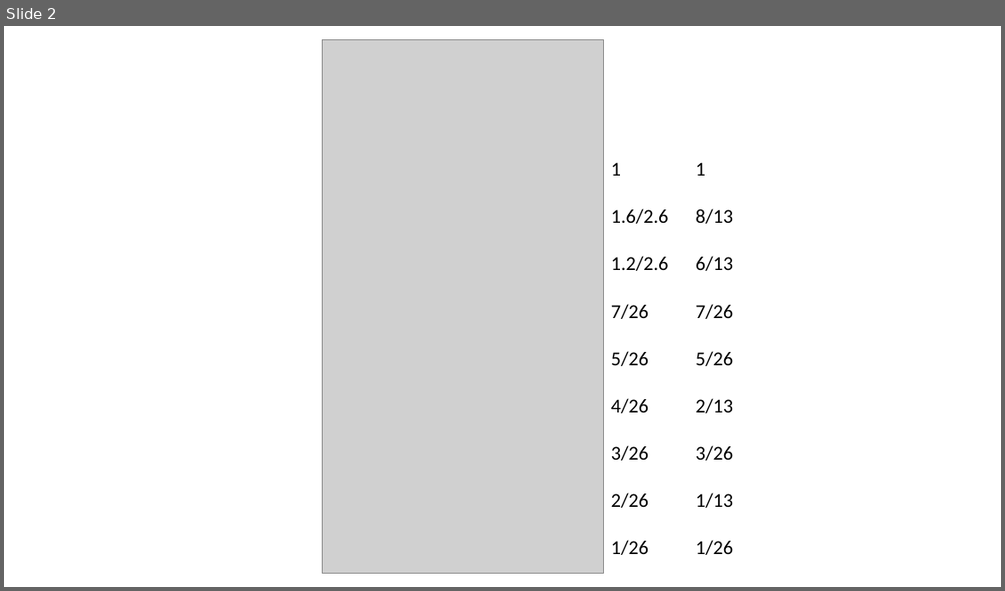
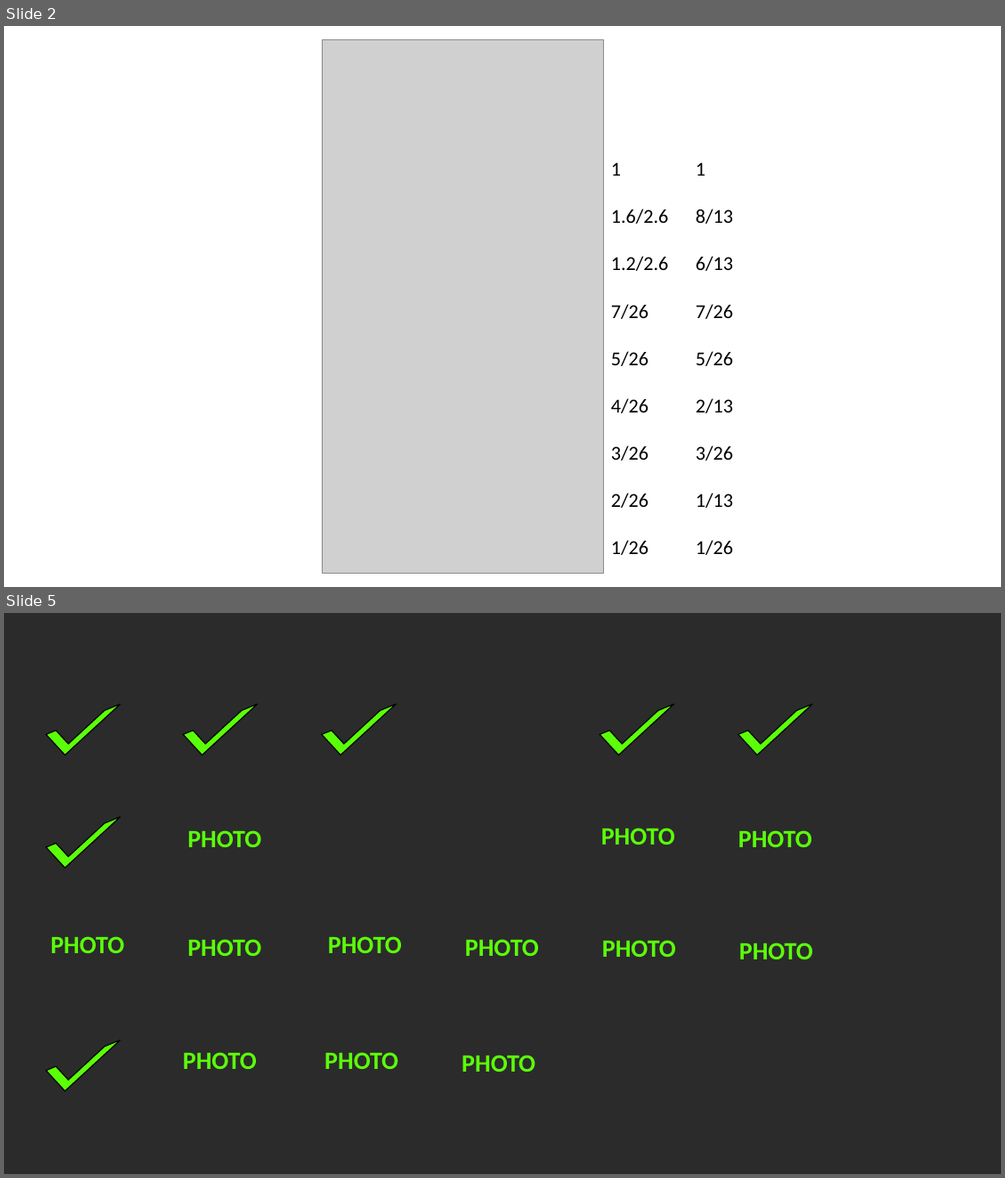
Before and after one commit to gharishkumar/fontsize, a slide deck: Calculations.pptx. Shown one above the other, each under a label of ours: slide 2 before the commit, slides 2 and 5 after it; the slides between them are not shown. The pictures are 1005x591 and 1005x1178 pixels, drawn with LibreOffice and Linux fonts; fonts in the diff are those of the drawing; grey boxes stand for pictures; background and template pictures are left out; a plain dark background stands for a picture behind light text. Boxes give left, top, right and bottom in pixels: in the first picture for what was removed or moved away, otherwise in the second. Text is boxed around its words. In the diff, an @@ line names an element or a change of style, - is before the commit and + after.

```diff
--- a/Calculations.pptx
+++ b/Calculations.pptx
@@ slide 5 added at (4, 613, 1001, 1174), background picture (left out) @@
@@ half frame added at (46, 684, 120, 755), fill #5BFF09, outline #000000 1 pt @@
@@ half frame added at (184, 684, 258, 755), fill #5BFF09, outline #000000 1 pt @@
@@ half frame added at (322, 684, 396, 755), fill #5BFF09, outline #000000 1 pt @@
@@ half frame added at (600, 684, 674, 755), fill #5BFF09, outline #000000 1 pt @@
@@ half frame added at (738, 684, 812, 755), fill #5BFF09, outline #000000 1 pt @@
@@ half frame added at (46, 796, 120, 868), fill #5BFF09, outline #000000 1 pt @@
@@ text added at (187, 830, 261, 847), 24 pt, text #5BFF09, bold @@
+PHOTO
@@ text added at (601, 827, 675, 844), 24 pt, text #5BFF09, bold @@
+PHOTO
@@ text added at (738, 830, 812, 847), 24 pt, text #5BFF09, bold @@
+PHOTO
@@ text added at (50, 936, 124, 953), 24 pt, text #5BFF09, bold @@
+PHOTO
@@ text added at (187, 939, 261, 956), 24 pt, text #5BFF09, bold @@
+PHOTO
@@ text added at (328, 936, 402, 953), 24 pt, text #5BFF09, bold @@
+PHOTO
@@ text added at (465, 939, 539, 956), 24 pt, text #5BFF09, bold @@
+PHOTO
@@ text added at (602, 940, 676, 957), 24 pt, text #5BFF09, bold @@
+PHOTO
@@ text added at (739, 942, 813, 959), 24 pt, text #5BFF09, bold @@
+PHOTO
@@ half frame added at (46, 1020, 120, 1091), fill #5BFF09, outline #000000 1 pt @@
@@ text added at (183, 1052, 257, 1069), 24 pt, text #5BFF09, bold @@
+PHOTO
@@ text added at (324, 1052, 398, 1069), 24 pt, text #5BFF09, bold @@
+PHOTO
@@ text added at (461, 1054, 535, 1071), 24 pt, text #5BFF09, bold @@
+PHOTO
```
Also in this commit, not shown: 2 other slides added, 3 other files.
